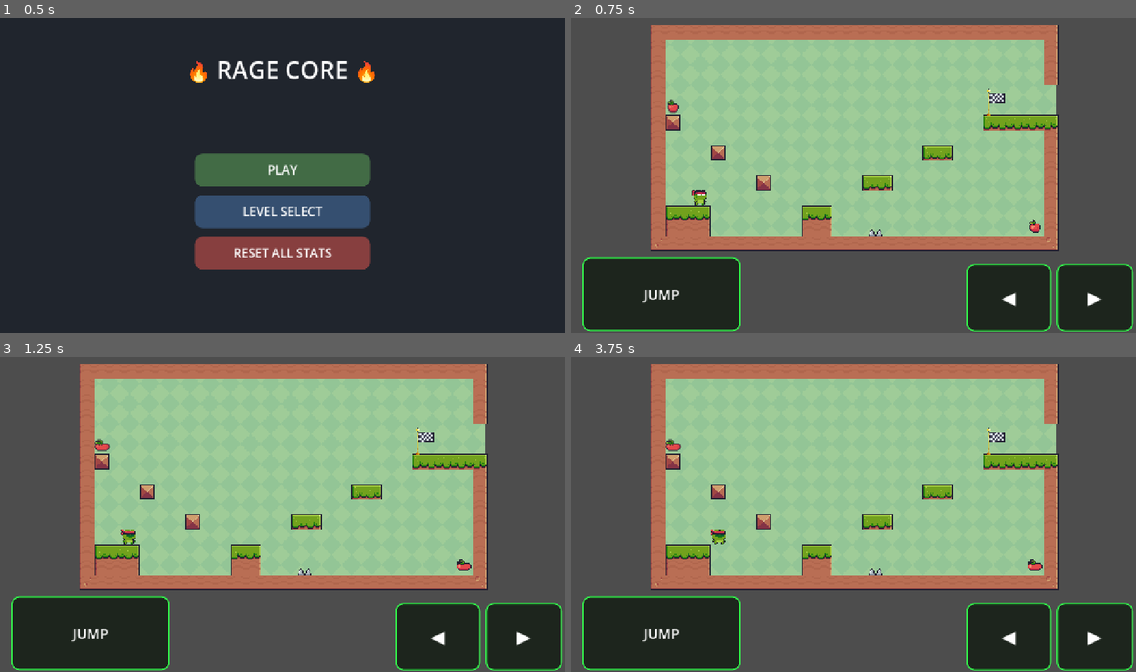
Above: before the commit, frames 1-4 (two rows, left to right).
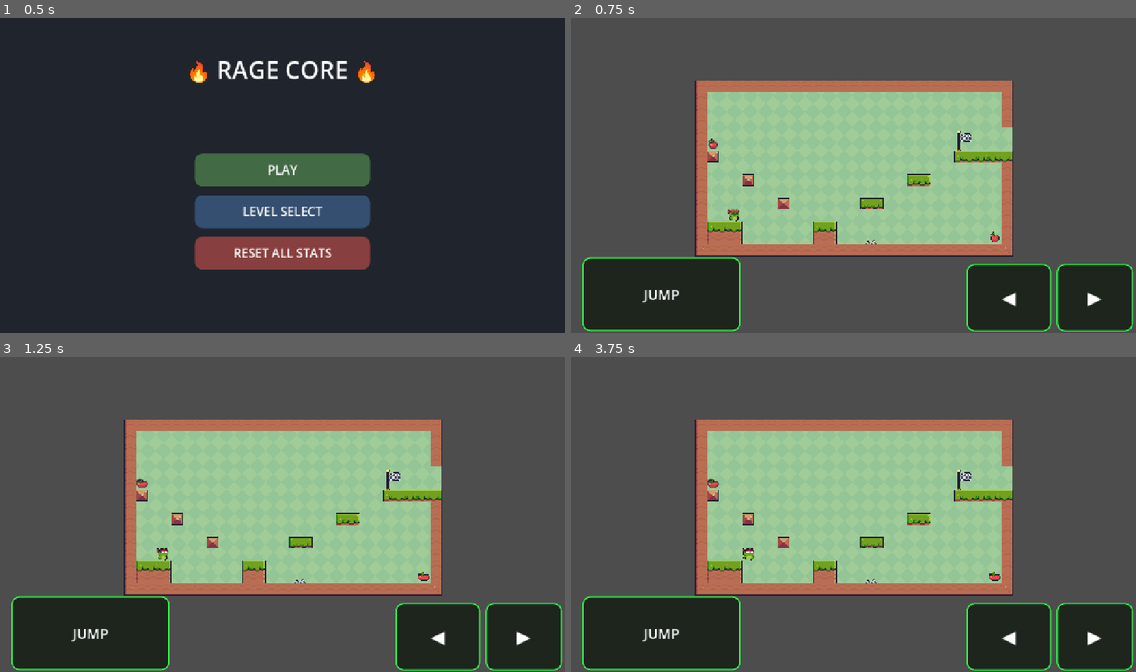
Above: after the commit, the same moments.

Repository: jakefnrr/RageCore
Game: Godot game, scene res://scenes/main_menu.tscn
Same seed, same stepped clock (60 frames per second), same inputs: the game is played once before the commit and once after it. Sound files missing from this copy of the repository are replaced by a short silence.
Inputs (mouse positions are in pixels of both pictures, inside the frame that each line leads up to):
- Up to frame 1 (0.5 s): no input
- Up to frame 2 (0.75 s): click "PLAY" at 0.5 s
- Up to frame 3 (1.25 s): no input
- Up to frame 4 (3.75 s): click "JUMP" at 1.25 s; click "◀" at 2 s; click "▶" at 2.75 s; tap Enter (ui_accept) at 3.5 s; move the mouse to (977, 498) at 3.52 s; hold D (right) from 3.53 s (still down); click (977, 498) at 3.67 s

Frame 1 is identical in both runs. In frame 2, 30% of the frame differs, in the area x 14-87%, y 2-76%; in frame 3, 30%; in frame 4, 31%.

Commit message:
update

Diff:
--- a/scripts/player.gd
+++ b/scripts/player.gd
@@ -9,7 +9,8 @@
 const SPEED = 300.0
 const JUMP_VELOCITY = -750.0
 const LEVEL_1_PATH = "res://scenes/level1.tscn"
-const MOBILE_VIEW_SCALE := 0.72
+const MOBILE_VIEW_SCALE := 0.56
+const MOBILE_TOP_MARGIN := 140.0
 const MOBILE_UI_TOP := 0.76
 
 var jumps_remaining = 0
@@ -104,10 +105,14 @@
 	mobile_layer.follow_viewport_enabled = false
 	add_child(mobile_layer)
 
-	var safe_h := 720.0 * MOBILE_UI_TOP
+	var band_top := MOBILE_TOP_MARGIN
+	var band_h := 720.0 * MOBILE_UI_TOP - band_top
 	var scaled_h := 720.0 * MOBILE_VIEW_SCALE
 	var scaled_w := 1290.0 * MOBILE_VIEW_SCALE
-	var offset := Vector2((1290.0 - scaled_w) * 0.5, (safe_h - scaled_h) * 0.5)
+	var offset := Vector2(
+		(1290.0 - scaled_w) * 0.5,
+		band_top + (band_h - scaled_h) * 0.5
+	)
 	get_tree().root.canvas_transform = Transform2D(
 		Vector2(MOBILE_VIEW_SCALE, 0),
 		Vector2(0, MOBILE_VIEW_SCALE),
Not shown, changed: index.pck
